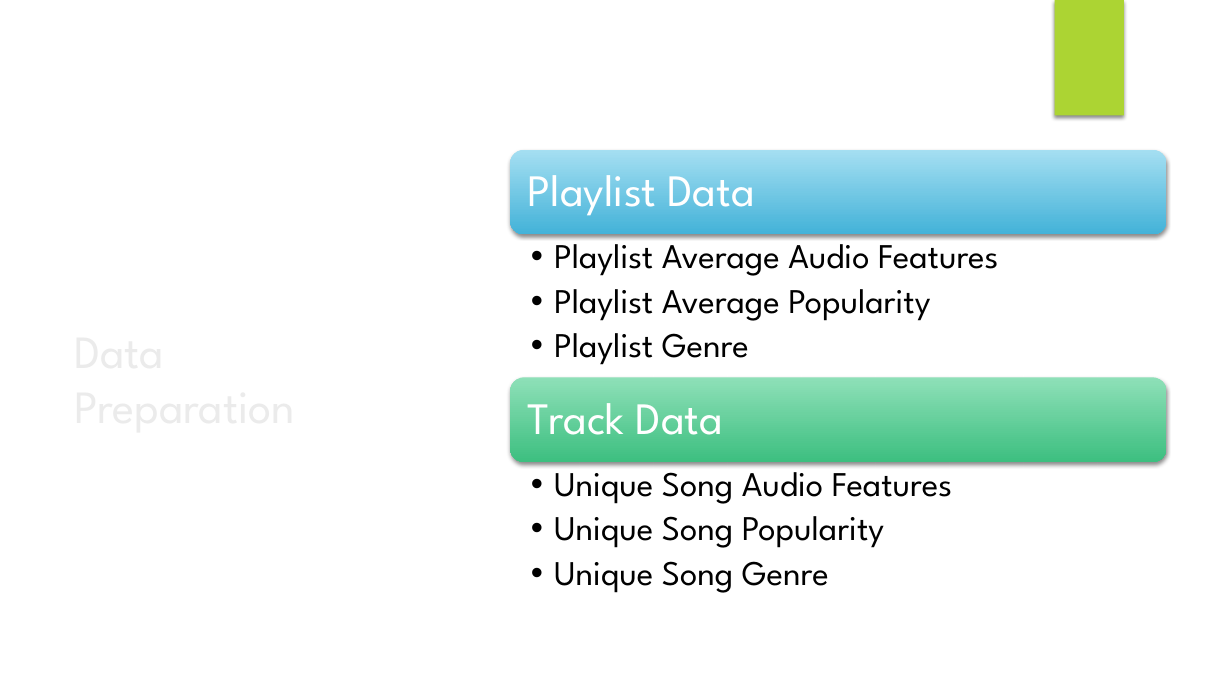
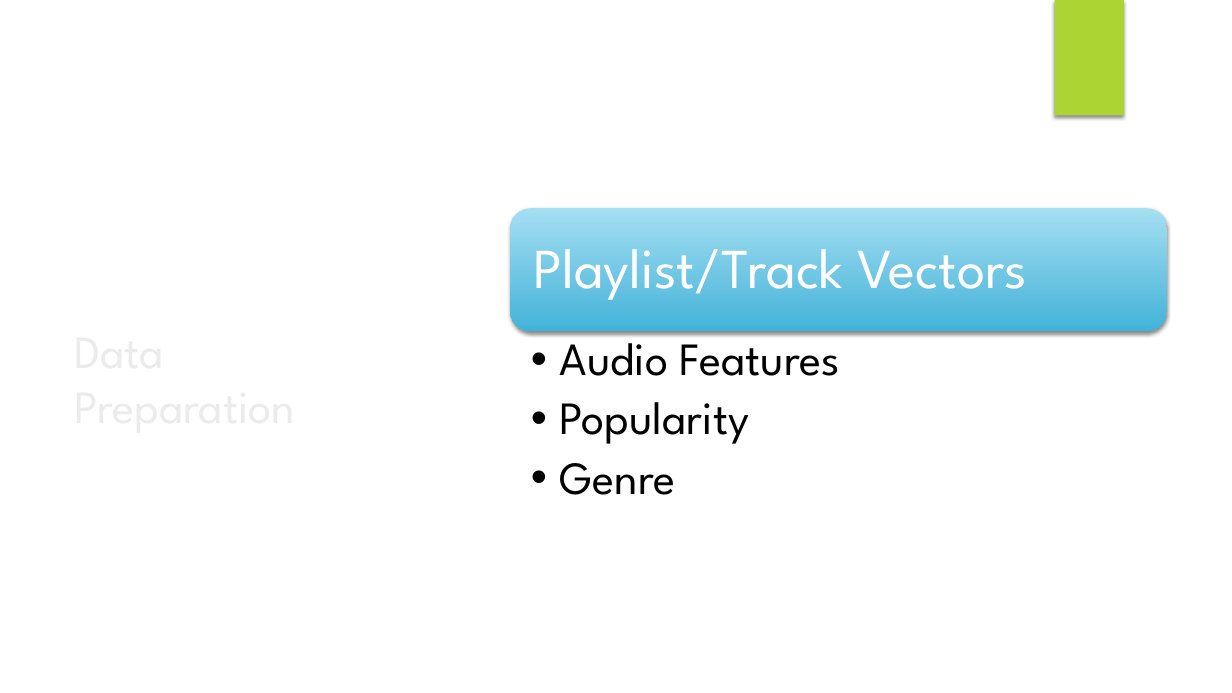
Before and after one commit to justingrisanti/dsc-capstone-project, a slide deck: slide 7 of Project Presentation.pptx (slide 6 before the commit). Drawn at 1232x693 pixels with LibreOffice and Linux fonts; fonts in the diff are those of the drawing; background and template pictures are left out. Boxes give left, top, right and bottom in pixels: in the first picture for what was removed or moved away, otherwise in the second. Text is boxed around its words. In the diff, an @@ line names an element or a change of style, - is before the commit and + after.

```diff
--- a/Project Presentation.pptx
+++ b/Project Presentation.pptx
@@ rounded rectangle: place and size @@
-rounded rectangle at <box>510,150,1166,235</box>
+rounded rectangle at <box>510,208,1167,331</box>
@@ text at <box>533,249,1027,300</box>: text changed; size 35 to 44 pt @@
-Playlist Data
+Playlist/Track Vectors
@@ text at <box>560,329,840,495</box>: text changed; size 27 to 36 pt @@
-  • Playlist Average Audio Features
-  • Playlist Average Popularity
-  • Playlist Genre
+  • Audio Features
+  • Popularity
+  • Genre
@@ rounded rectangle removed at <box>510,377,1166,462</box> @@
@@ text removed at <box>528,403,723,435</box> @@
-Track Data
@@ text removed at <box>554,462,952,593</box> @@
-  • Unique Song Audio Features
-  • Unique Song Popularity
-  • Unique Song Genre
```
Also in this commit, not shown: 7 other slides changed, 3 slides added, 16 other files.
